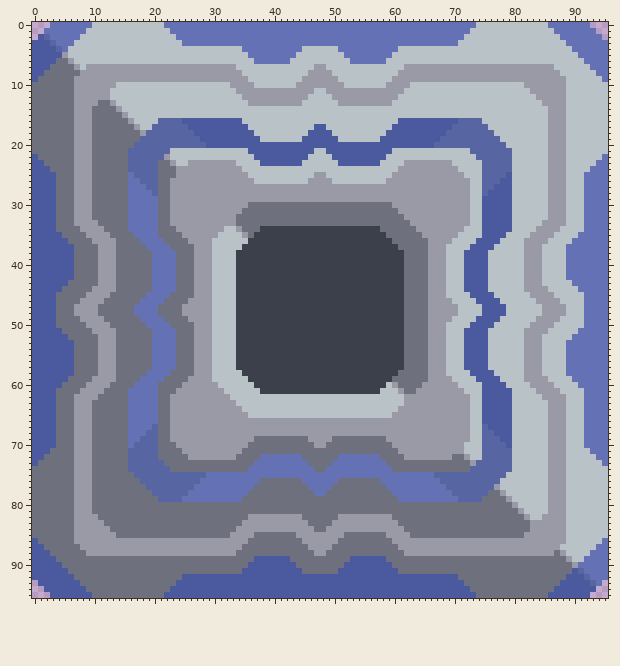
Sprite sheet: sprites/blocks/production/cobalt-furnace.png. Above: the version before the commit.
The file is 96x96 pixels.
The result:
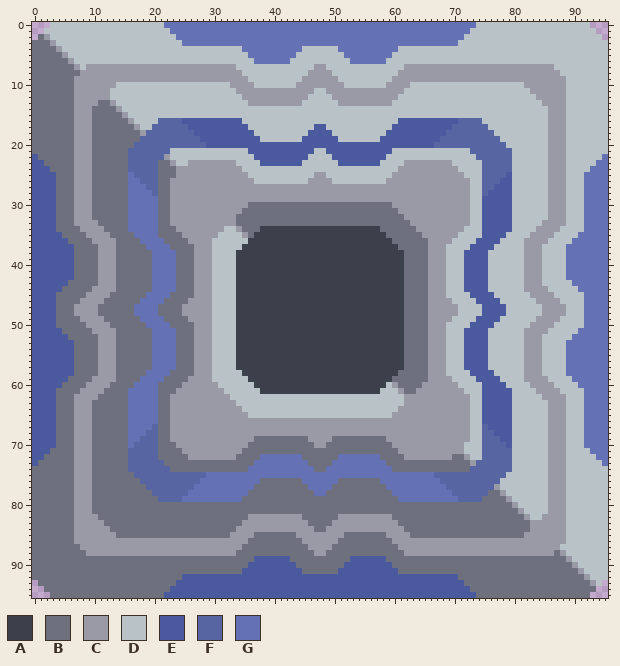
Palette (. is transparent): A #3c404a  B #6f707d  C #999aa5  D #b9c3c7  E #4b5a9e  F #5765a2  G #6472b5
What changed:
@@ x 0..95 @@
- 0 ...GGGGGGGDDDDDDDDDDDDGGGGGGGGGGGGGGGGGGGGGGGGGGGGGGGGGGGGGGGGGGGGGGGGGGGGDDDDDDDDDDDDGGGGGGG...
- 1 ..GGGGGGGDDDDDDDDDDDDDDGGGGGGGGGGGGGGGGGGGGGGGGGGGGGGGGGGGGGGGGGGGGGGGGGGDDDDDDDDDDDDDDGGGGGGG..
- 2 .EFGGGGGDDDDDDDDDDDDDDDDGGGGGGGGGGGGGGGGGGGGGGGGGGGGGGGGGGGGGGGGGGGGGGGGDDDDDDDDDDDDDDDDGGGGGGG.
- 3 EEEFGGGDDDDDDDDDDDDDDDDDDGGGGGGGGGGGGGGGGGGGGGGGGGGGGGGGGGGGGGGGGGGGGGGDDDDDDDDDDDDDDDDDDGGGGGGG
- 4 EEEEFGDDDDDDDDDDDDDDDDDDDDDDDDDDDDDGGGGGGGGGGDDDDDDGGGGGGGGGGDDDDDDDDDDDDDDDDDDDDDDDDDDDDDGGGGGG
- 5 EEEEECDDDDDDDDDDDDDDDDDDDDDDDDDDDDDDGGGGGGGGDDDDDDDDGGGGGGGGDDDDDDDDDDDDDDDDDDDDDDDDDDDDDDDGGGGG
- 6 EEEEBBCDDDDDDDDDDDDDDDDDDDDDDDDDDDDDDGGGGGGDDDDDDDDDDGGGGGGDDDDDDDDDDDDDDDDDDDDDDDDDDDDDDDDDGGGG
- 7 EEEBBBBCDCCCCCCCCCCCCCCCCCCCCCCCCCDDDDDDDDDDDDDCCDDDDDDDDDDDDDCCCCCCCCCCCCCCCCCCCCCCCCCDDDDDDGGG
- 8 EEBBBBBBCCCCCCCCCCCCCCCCCCCCCCCCCCCDDDDDDDDDDDCCCCDDDDDDDDDDDCCCCCCCCCCCCCCCCCCCCCCCCCCCDDDDDDGG
- 9 EBBBBBBCCCCCCCCCCCCCCCCCCCCCCCCCCCCCDDDDDDDDDCCCCCCDDDDDDDDDCCCCCCCCCCCCCCCCCCCCCCCCCCCCCDDDDDDG
+ 0 ...DDDDDDDDDDDDDDDDDDDGGGGGGGGGGGGGGGGGGGGGGGGGGGGGGGGGGGGGGGGGGGGGGGGGGGGDDDDDDDDDDDDDDDDDDD...
+ 1 ..DDDDDDDDDDDDDDDDDDDDDGGGGGGGGGGGGGGGGGGGGGGGGGGGGGGGGGGGGGGGGGGGGGGGGGGDDDDDDDDDDDDDDDDDDDDD..
+ 2 .BCDDDDDDDDDDDDDDDDDDDDDGGGGGGGGGGGGGGGGGGGGGGGGGGGGGGGGGGGGGGGGGGGGGGGGDDDDDDDDDDDDDDDDDDDDDDD.
+ 3 BBBCDDDDDDDDDDDDDDDDDDDDDGGGGGGGGGGGGGGGGGGGGGGGGGGGGGGGGGGGGGGGGGGGGGGDDDDDDDDDDDDDDDDDDDDDDDDD
+ 4 BBBBCDDDDDDDDDDDDDDDDDDDDDDDDDDDDDDGGGGGGGGGGDDDDDDGGGGGGGGGGDDDDDDDDDDDDDDDDDDDDDDDDDDDDDDDDDDD
+ 5 BBBBBCDDDDDDDDDDDDDDDDDDDDDDDDDDDDDDGGGGGGGGDDDDDDDDGGGGGGGGDDDDDDDDDDDDDDDDDDDDDDDDDDDDDDDDDDDD
+ 6 BBBBBBCDDDDDDDDDDDDDDDDDDDDDDDDDDDDDDGGGGGGDDDDDDDDDDGGGGGGDDDDDDDDDDDDDDDDDDDDDDDDDDDDDDDDDDDDD
+ 7 BBBBBBBCDCCCCCCCCCCCCCCCCCCCCCCCCCDDDDDDDDDDDDDCCDDDDDDDDDDDDDCCCCCCCCCCCCCCCCCCCCCCCCCDDDDDDDDD
+ 8 BBBBBBBBCCCCCCCCCCCCCCCCCCCCCCCCCCCDDDDDDDDDDDCCCCDDDDDDDDDDDCCCCCCCCCCCCCCCCCCCCCCCCCCCDDDDDDDD
+ 9 BBBBBBBCCCCCCCCCCCCCCCCCCCCCCCCCCCCCDDDDDDDDDCCCCCCDDDDDDDDDCCCCCCCCCCCCCCCCCCCCCCCCCCCCCDDDDDDD
 10 BBBBBBBCCCCCCCDDDDDDDDDDDDDDDDDDDCCCCDDDDDDDCCCCCCCCDDDDDDDCCCCDDDDDDDDDDDDDDDDDDDCCCCCCCDDDDDDD
@@ x 0..95 @@
 85 BBBBBBBCCCCCCCBBBBBBBBBBBBBBBBBBBCCCCBBBBBBBCCCCCCCCBBBBBBBCCCCBBBBBBBBBBBBBBBBBBBCCCCCCCDDDDDDD
-86 EBBBBBBCCCCCCCCCCCCCCCCCCCCCCCCCCCCCBBBBBBBBBCCCCCCBBBBBBBBBCCCCCCCCCCCCCCCCCCCCCCCCCCCCCDDDDDDG
-87 EEBBBBBBCCCCCCCCCCCCCCCCCCCCCCCCCCCBBBBBBBBBBBCCCCBBBBBBBBBBBCCCCCCCCCCCCCCCCCCCCCCCCCCCDDDDDDGG
-88 EEEBBBBBBCCCCCCCCCCCCCCCCCCCCCCCCCBBBBBBBBBBBBBCCBBBBBBBBBBBBBCCCCCCCCCCCCCCCCCCCCCCCCCBCDDDDGGG
-89 EEEEBBBBBBBBBBBBBBBBBBBBBBBBBBBBBBBBBEEEEEEBBBBBBBBBBEEEEEEBBBBBBBBBBBBBBBBBBBBBBBBBBBBBBCDDGGGG
-90 EEEEEBBBBBBBBBBBBBBBBBBBBBBBBBBBBBBBEEEEEEEEBBBBBBBBEEEEEEEEBBBBBBBBBBBBBBBBBBBBBBBBBBBBBBCGGGGG
-91 EEEEEEBBBBBBBBBBBBBBBBBBBBBBBBBBBBBEEEEEEEEEEBBBBBBEEEEEEEEEEBBBBBBBBBBBBBBBBBBBBBBBBBBBBBEFGGGG
-92 EEEEEEEBBBBBBBBBBBBBBBBBBEEEEEEEEEEEEEEEEEEEEEEEEEEEEEEEEEEEEEEEEEEEEEEBBBBBBBBBBBBBBBBBBEEEFGGG
-93 .EEEEEEEBBBBBBBBBBBBBBBBEEEEEEEEEEEEEEEEEEEEEEEEEEEEEEEEEEEEEEEEEEEEEEEEBBBBBBBBBBBBBBBBEEEEEFG.
-94 ..EEEEEEEBBBBBBBBBBBBBBEEEEEEEEEEEEEEEEEEEEEEEEEEEEEEEEEEEEEEEEEEEEEEEEEEBBBBBBBBBBBBBBEEEEEEE..
-95 ...EEEEEEEBBBBBBBBBBBBEEEEEEEEEEEEEEEEEEEEEEEEEEEEEEEEEEEEEEEEEEEEEEEEEEEEBBBBBBBBBBBBEEEEEEE...
+86 BBBBBBBCCCCCCCCCCCCCCCCCCCCCCCCCCCCCBBBBBBBBBCCCCCCBBBBBBBBBCCCCCCCCCCCCCCCCCCCCCCCCCCCCCDDDDDDD
+87 BBBBBBBBCCCCCCCCCCCCCCCCCCCCCCCCCCCBBBBBBBBBBBCCCCBBBBBBBBBBBCCCCCCCCCCCCCCCCCCCCCCCCCCCDDDDDDDD
+88 BBBBBBBBBCCCCCCCCCCCCCCCCCCCCCCCCCBBBBBBBBBBBBBCCBBBBBBBBBBBBBCCCCCCCCCCCCCCCCCCCCCCCCCBCDDDDDDD
+89 BBBBBBBBBBBBBBBBBBBBBBBBBBBBBBBBBBBBBEEEEEEBBBBBBBBBBEEEEEEBBBBBBBBBBBBBBBBBBBBBBBBBBBBBBCDDDDDD
+90 BBBBBBBBBBBBBBBBBBBBBBBBBBBBBBBBBBBBEEEEEEEEBBBBBBBBEEEEEEEEBBBBBBBBBBBBBBBBBBBBBBBBBBBBBBCDDDDD
+91 BBBBBBBBBBBBBBBBBBBBBBBBBBBBBBBBBBBEEEEEEEEEEBBBBBBEEEEEEEEEEBBBBBBBBBBBBBBBBBBBBBBBBBBBBBBCDDDD
+92 BBBBBBBBBBBBBBBBBBBBBBBBBEEEEEEEEEEEEEEEEEEEEEEEEEEEEEEEEEEEEEEEEEEEEEEBBBBBBBBBBBBBBBBBBBBBCDDD
+93 .BBBBBBBBBBBBBBBBBBBBBBBEEEEEEEEEEEEEEEEEEEEEEEEEEEEEEEEEEEEEEEEEEEEEEEEBBBBBBBBBBBBBBBBBBBBBCD.
+94 ..BBBBBBBBBBBBBBBBBBBBBEEEEEEEEEEEEEEEEEEEEEEEEEEEEEEEEEEEEEEEEEEEEEEEEEEBBBBBBBBBBBBBBBBBBBBB..
+95 ...BBBBBBBBBBBBBBBBBBBEEEEEEEEEEEEEEEEEEEEEEEEEEEEEEEEEEEEEEEEEEEEEEEEEEEEBBBBBBBBBBBBBBBBBBB...
Boxes around the changes in both pictures, in picture pixels (x1, y1, x2, y2):
changed: (32, 22, 92, 82)
changed: (548, 22, 608, 82)
changed: (32, 538, 92, 598)
changed: (548, 538, 608, 598)
